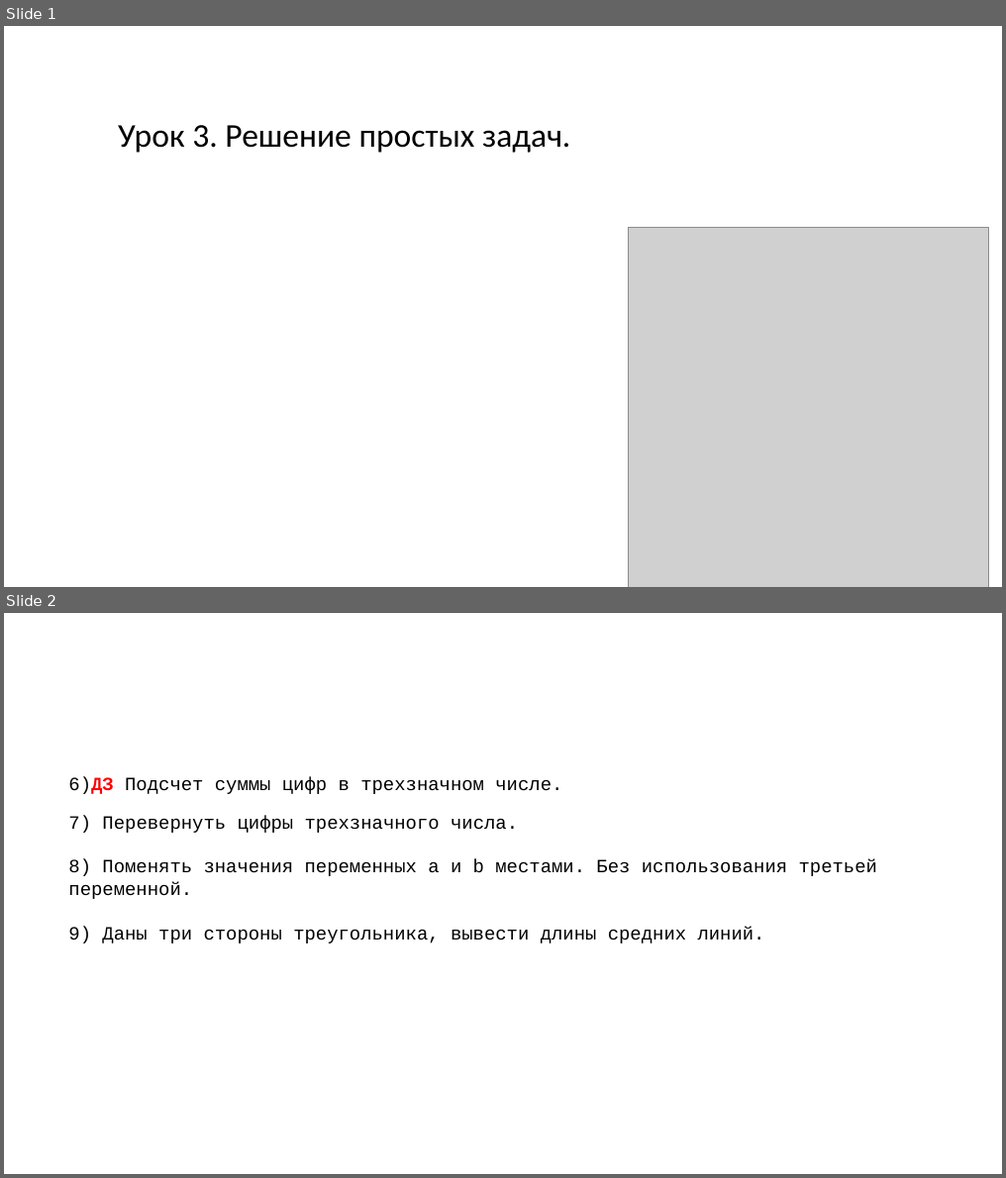
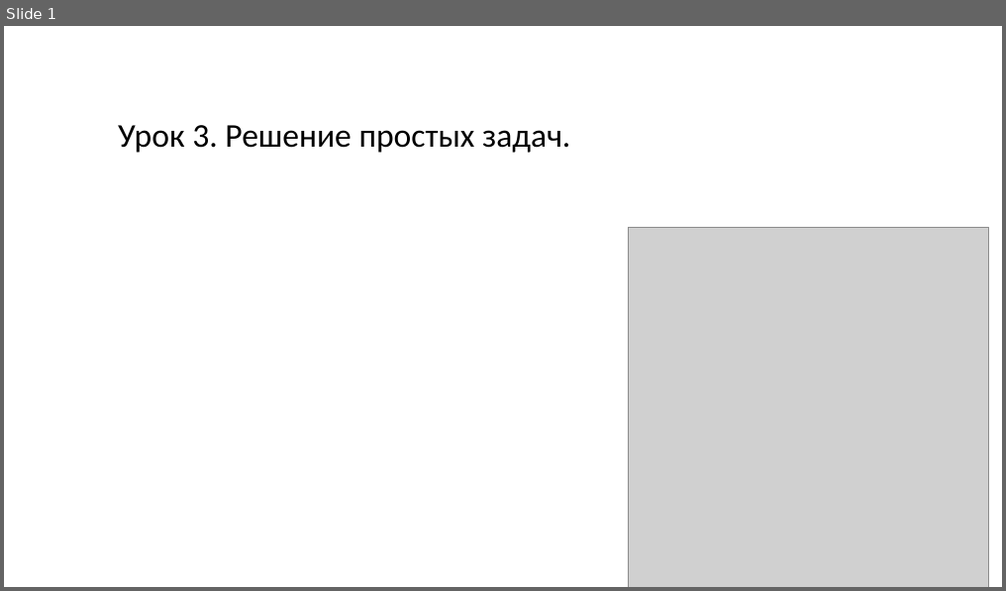
Before and after one commit to Klapeyron5/C-lessons-for-schoolchild-beginners, a slide deck: Урок 3/Урок 3.pptx. Shown one above the other, each under a label of ours: slides 1 and 2 before the commit, slide 1 after it. The pictures are 1006x1178 and 1006x591 pixels, drawn with LibreOffice and Linux fonts; fonts in the diff are those of the drawing; grey boxes stand for pictures. Boxes give left, top, right and bottom in pixels: in the first picture for what was removed or moved away, otherwise in the second. Text is boxed around its words. In the diff, an @@ line names an element or a change of style, - is before the commit and + after.

```diff
--- a/Урок 3/Урок 3.pptx
+++ b/Урок 3/Урок 3.pptx
@@ slide 2 removed at box(4, 613, 1002, 1174), background #FFFFFF @@
@@ text removed at box(68, 777, 562, 794) @@
-6)ДЗ Подсчет суммы цифр в трехзначном числе.
@@ text removed at box(68, 816, 518, 833) @@
-7) Перевернуть цифры трехзначного числа.
@@ text removed at box(68, 860, 877, 899) @@
-8) Поменять значения переменных a и b местами. Без использования третьей переменной.
@@ text removed at box(68, 926, 765, 944) @@
-9) Даны три стороны треугольника, вывести длины средних линий.
```
Also in this commit, not shown: 1 slide changed, 5 slides added, 1 other file.
